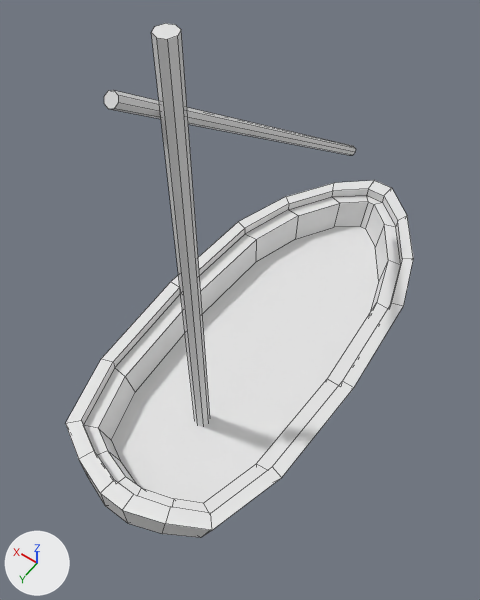
Renders of the Blender file main/CannonGame/Assets/Art/Models/Mesh/Blend/small_ship.blend from each side of a commit.
Camera for both pictures: a 50 mm camera at (-3.63, 5.45, 10.38) aimed at (-0.06, 0.46, 2.52). Every picture has the same lights, and +X, +Y and +Z are marked at lower left. Mesh edges are drawn as thin lines.

Objects in the first picture: 'Hull', 'Mast'.
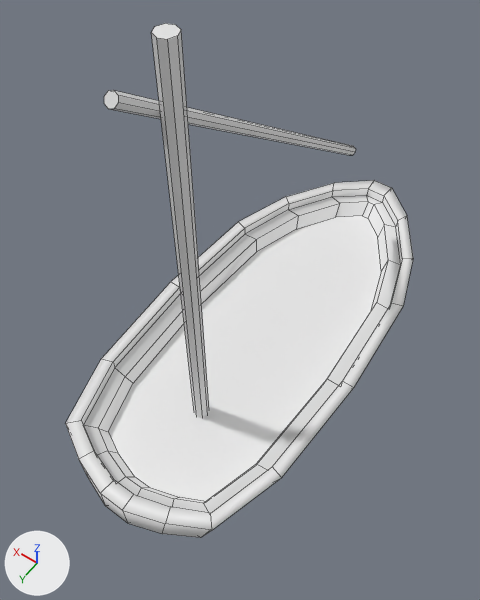
Pixel boxes (x1, y1, x2, y2) of what changed, in the pictures (480 x 600 px; the box of a moved part takes in the faces that stretch with it):
```json
{"part": 1, "of": "me_cube_001", "change": "moved or reshaped", "before": [98, 202, 388, 503], "after": [98, 202, 388, 503]}
{"part": 2, "of": "me_cube_001", "change": "shading changed", "before": [239, 180, 413, 308], "after": [239, 180, 413, 308]}
{"part": 3, "of": "me_cube_001", "change": "shading changed", "before": [65, 359, 281, 538], "after": [65, 359, 281, 538]}
{"part": 4, "of": "me_cube_001", "change": "shading changed", "before": [171, 222, 403, 387], "after": [171, 222, 403, 387]}
{"part": 5, "of": "me_cube_001", "change": "shading changed", "before": [101, 282, 354, 478], "after": [101, 282, 354, 478]}
```

The change, as JSON lines over the scene's bpy script:
```json
{"block": "me_cube_001", "where": "me_cube_001.from_pydata(...)  # 156 vertices, 147 faces; spans x -1.91..1.91, y -4.71..3.58, z -0.89..1.01"}
{"block": "me_cube_001", "where": "# used by ob_hull; location = (0.0, 0.0, 0.0)"}
{"block": "me_cube_001", "change": "me_cube_001 part 1: all 18 vertices in x -1.37..1.37, y -4.08..2.98, z 0.25..0.27 are moved by (0.0, 0.0, 0.3)"}
{"block": "me_cube_001", "change": "me_cube_001 part 2: all 54 faces centred in x -1.53..1.53, y -4.62..-2.5, z -0.78..1.01 are now shaded smooth"}
{"block": "me_cube_001", "change": "me_cube_001 part 3: all 54 faces centred in x -1.53..1.53, y 2.24..3.58, z -0.69..1.01 are now shaded smooth"}
{"block": "me_cube_001", "change": "me_cube_001 part 4: all 19 faces centred in x -1.75..1.75, y -1.14..-1.05, z -0.89..1.0 are now shaded smooth"}
{"block": "me_cube_001", "change": "me_cube_001 part 5: all 19 faces centred in x -1.75..1.75, y 0.82..0.89, z -0.89..1.0 are now shaded smooth"}
```
